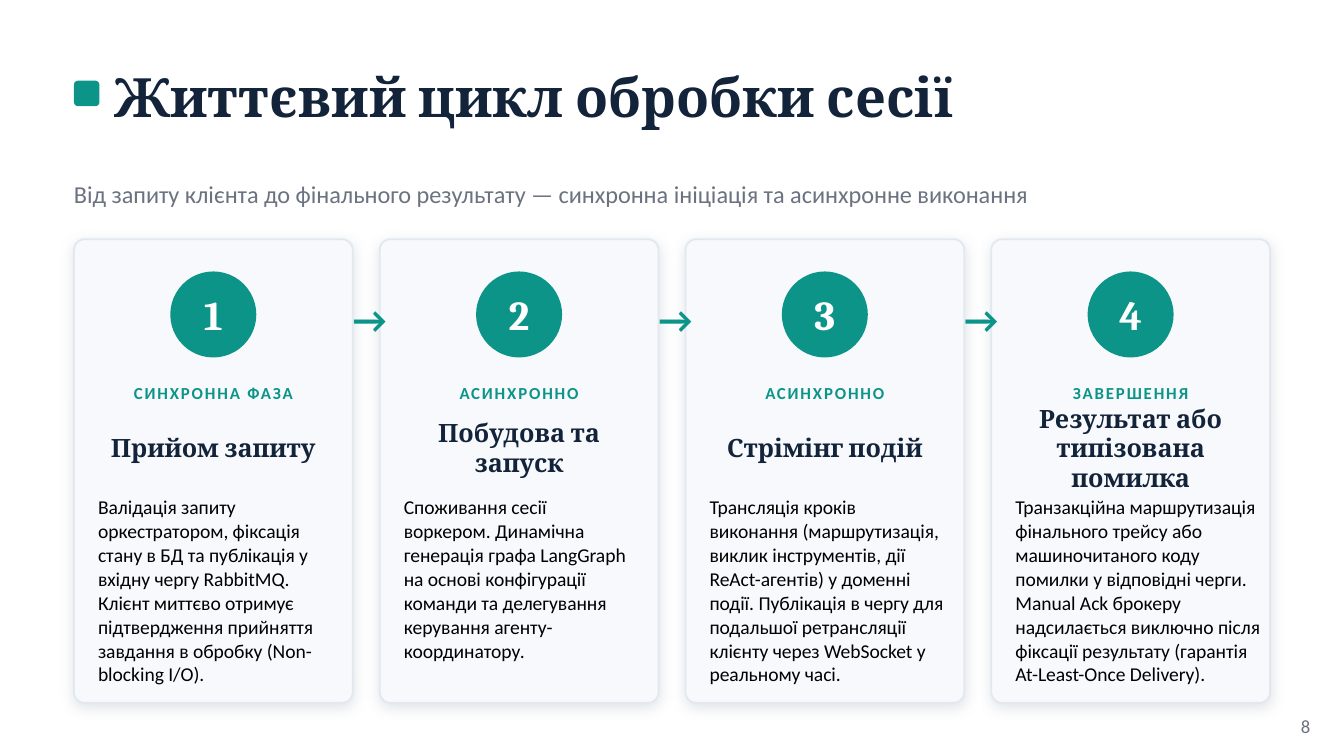
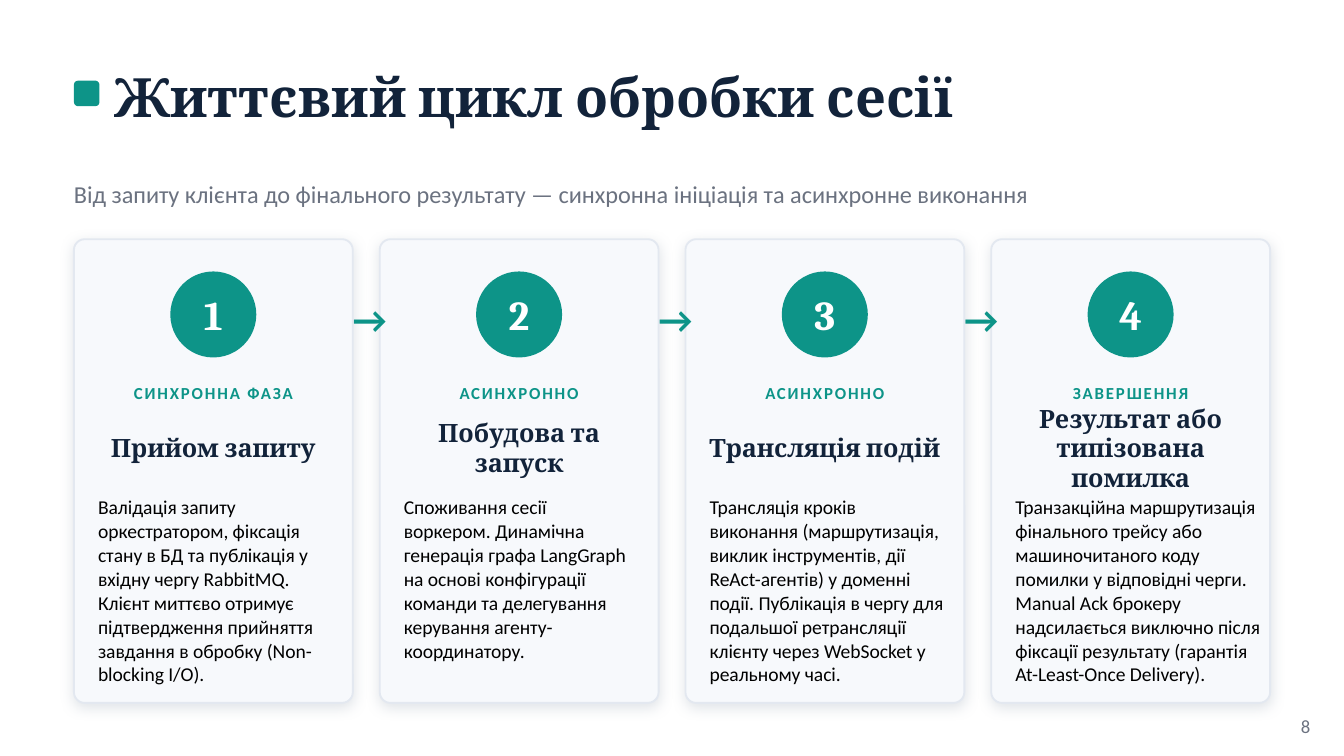
Before and after one commit to NureShelekhanOleksandr/2026_B_PI_PZPI-22-2_Shelekhan_O_M, a slide deck: slide 8 of 2026_Б_ПІ_ПЗПІ-22-2_Шелехань_О_М.pptx. Drawn at 1344x756 pixels with LibreOffice and Linux fonts; fonts in the diff are those of the drawing. Boxes give left, top, right and bottom in pixels: in the first picture for what was removed or moved away, otherwise in the second. Text is boxed around its words. In the diff, an @@ line names an element or a change of style, - is before the commit and + after.

```diff
--- a/2026_Б_ПІ_ПЗПІ-22-2_Шелехань_О_М.pptx
+++ b/2026_Б_ПІ_ПЗПІ-22-2_Шелехань_О_М.pptx
@@ text at box(709, 437, 940, 463): text changed @@
-Стрімінг подій
+Трансляція подій
```
Also in this commit, not shown: 12 other slides changed, 1 slide added, 1 slide removed.
